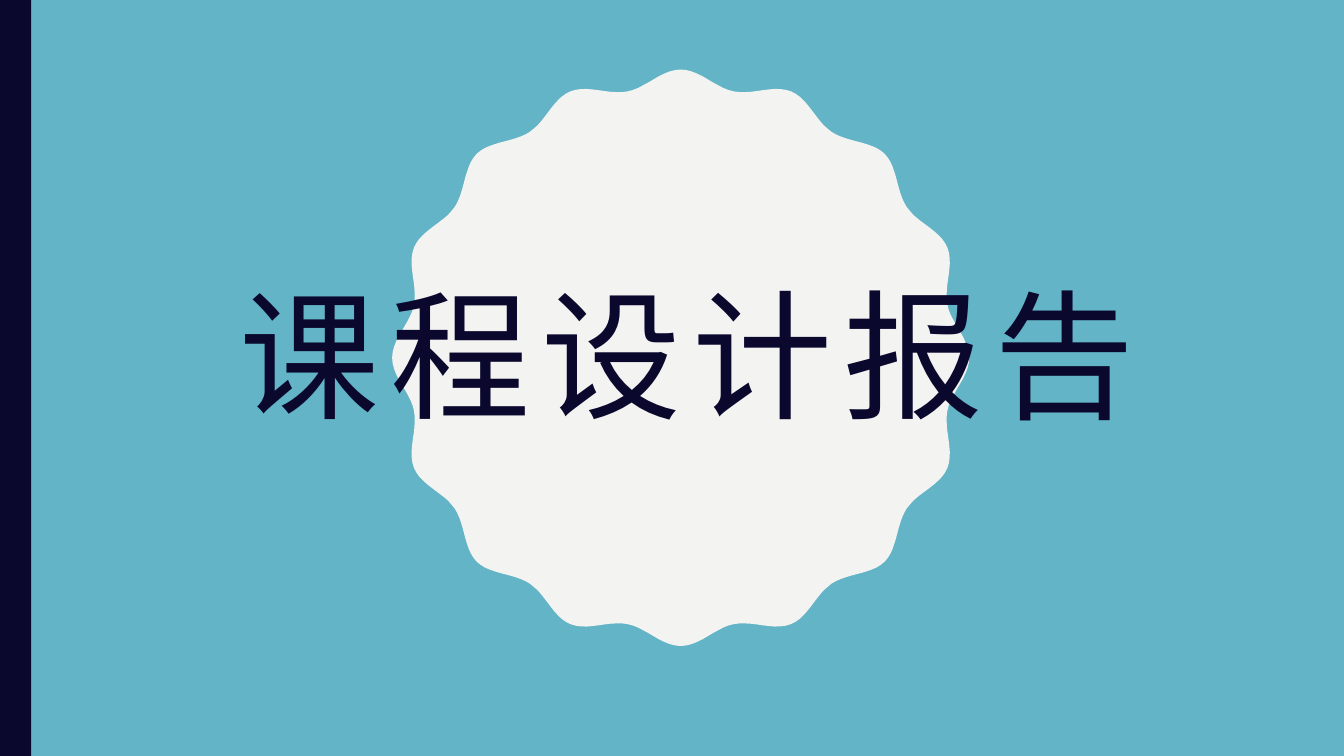
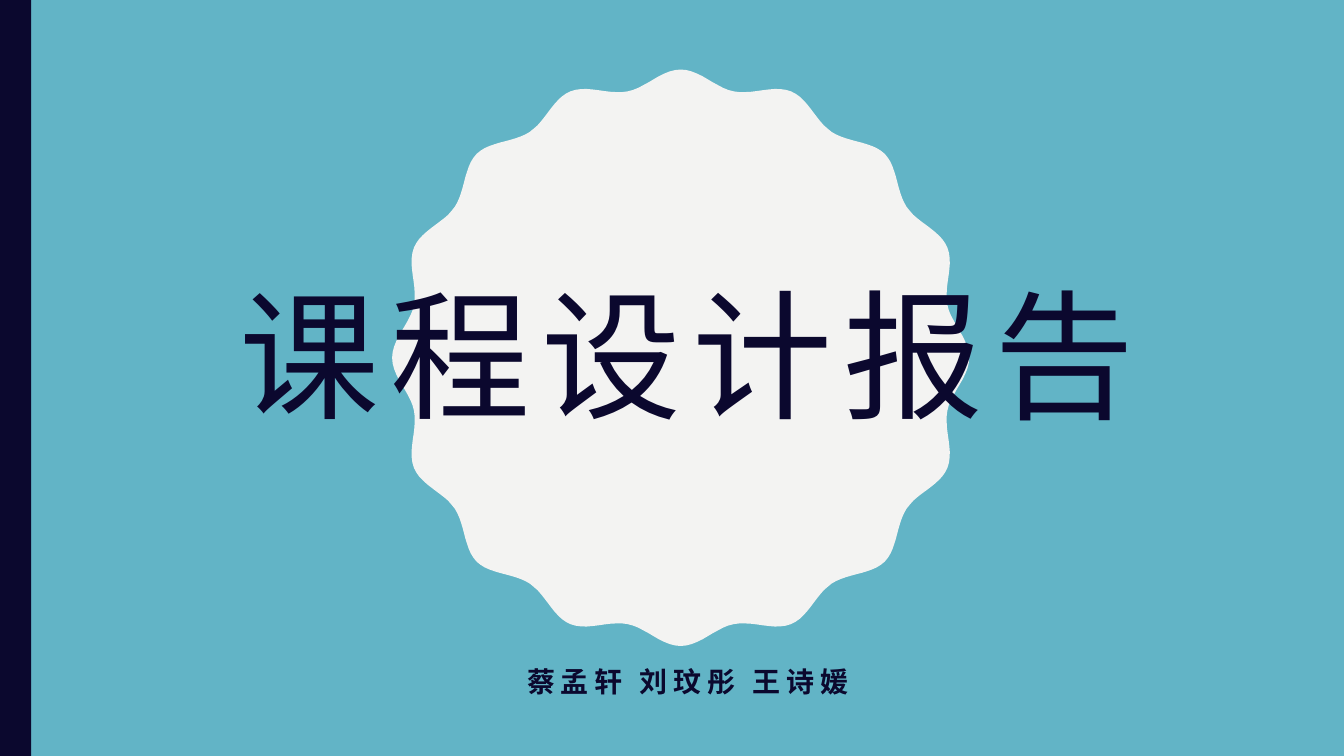
Before and after one commit to jhxlglxptsb/recommend, a slide deck: slide 1 of 课程设计报告.pptx. Drawn at 1344x756 pixels with LibreOffice and Linux fonts; fonts in the diff are those of the drawing. Boxes give left, top, right and bottom in pixels: in the first picture for what was removed or moved away, otherwise in the second. Text is boxed around its words. In the diff, an @@ line names an element or a change of style, - is before the commit and + after.

```diff
--- a/课程设计报告.pptx
+++ b/课程设计报告.pptx
@@ subtitle added at (x1=527, y1=668, x2=848, y2=695), 20 pt, text #0B082E, bold @@
+蔡孟轩 刘玟彤 王诗媛
```
Also in this commit, not shown: 1 other slide changed, 2 slides added, 1 slide removed.
